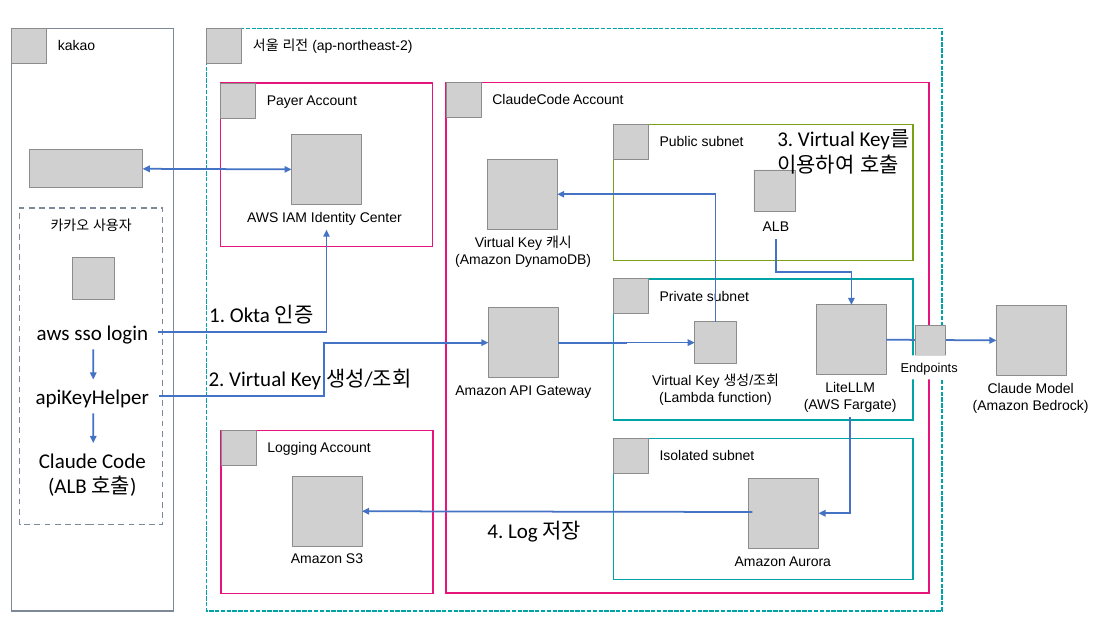
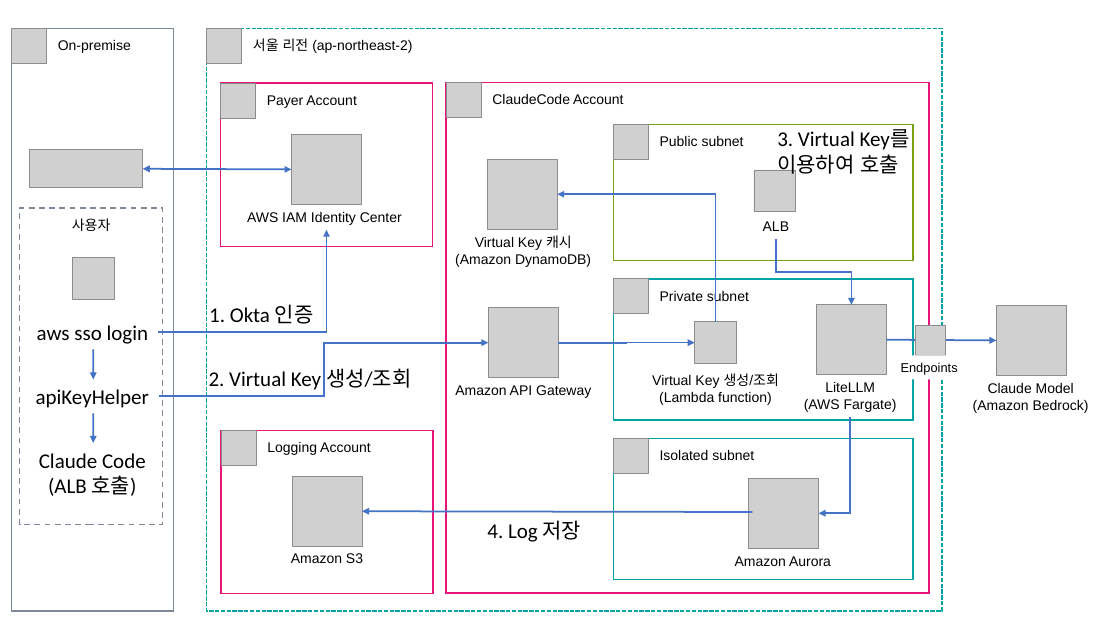
Before and after one commit to lamalamalamabot/claude-code-bedrock-gateway, a slide deck: slide 1 of docs/ClaudeCodeOnBedrock_Architecture.pptx. Drawn at 1120x630 pixels with LibreOffice and Linux fonts; fonts in the diff are those of the drawing; grey boxes stand for pictures. Boxes give left, top, right and bottom in pixels: in the first picture for what was removed or moved away, otherwise in the second. Text is boxed around its words. In the diff, an @@ line names an element or a change of style, - is before the commit and + after.

```diff
--- a/docs/ClaudeCodeOnBedrock_Architecture.pptx
+++ b/docs/ClaudeCodeOnBedrock_Architecture.pptx
@@ text in rectangle at [58, 40, 131, 53]: text changed @@
-kakao
+On-premise
@@ text in rectangle at [72, 218, 111, 231]: text changed @@
-카카오 사용자
+사용자
```
Also in this commit, not shown: 1 other file.
